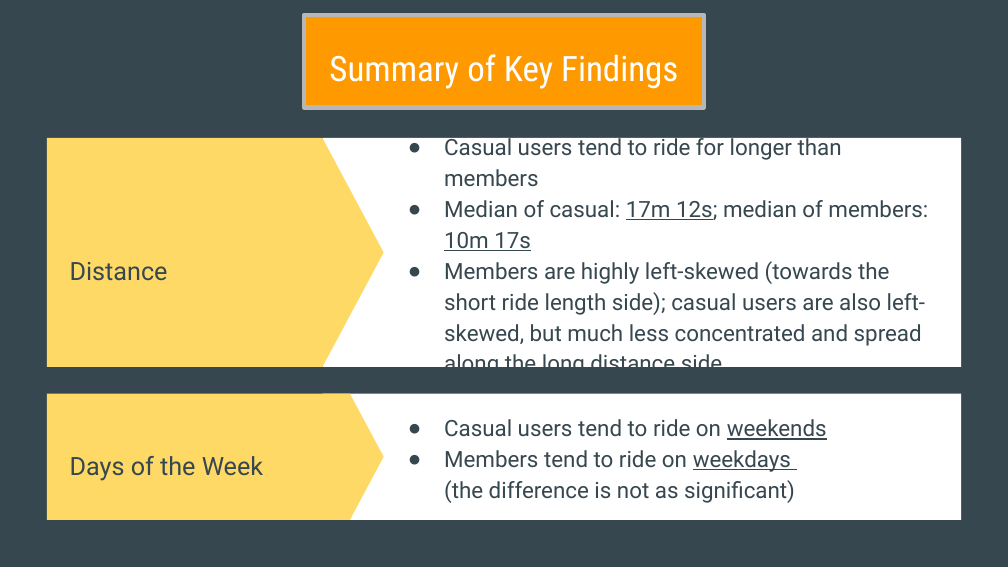
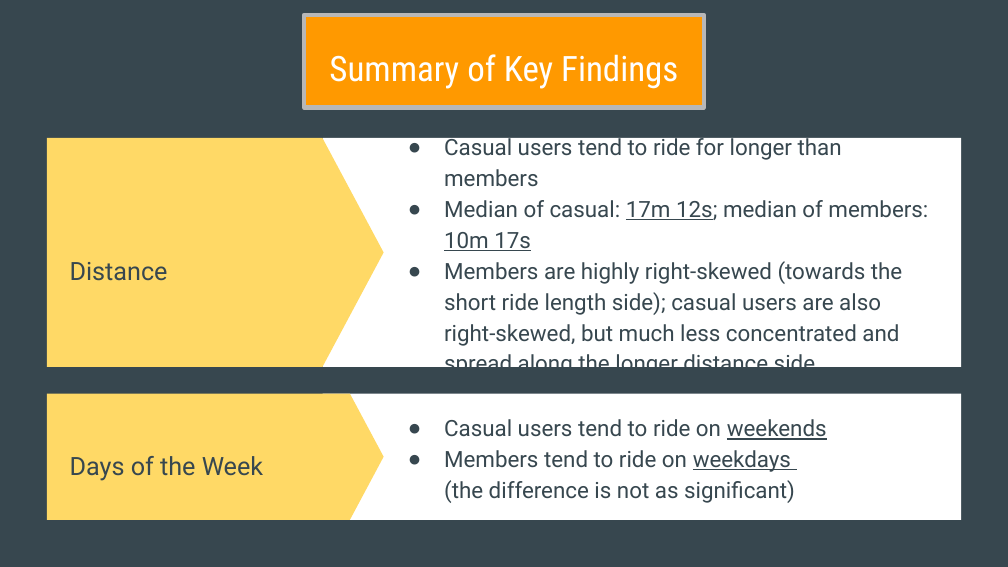
Before and after one commit to Takekuro/Cyclistic, a slide deck: slide 14 of Slides/2021_11_Cyclistic_Analysis_Members_Casual.pptx (slide 18 before the commit). Drawn at 1008x567 pixels with LibreOffice and Linux fonts; fonts in the diff are those of the drawing. Boxes give left, top, right and bottom in pixels: in the first picture for what was removed or moved away, otherwise in the second. Text is boxed around its words. In the diff, an @@ line names an element or a change of style, - is before the commit and + after.

```diff
--- a/Slides/2021_11_Cyclistic_Analysis_Members_Casual.pptx
+++ b/Slides/2021_11_Cyclistic_Analysis_Members_Casual.pptx
@@ text at (444, 261, 902, 378): text changed @@
-● Members are highly left-skewed (towards the short ride length side); casual users are also left-skewed, but much less concentrated and spread along the long distance side
+● Members are highly right-skewed (towards the short ride length side); casual users are also right-skewed, but much less concentrated and spread along the longer distance side
```
Also in this commit, not shown: 10 other slides changed, 1 slide added, 1 slide removed.
